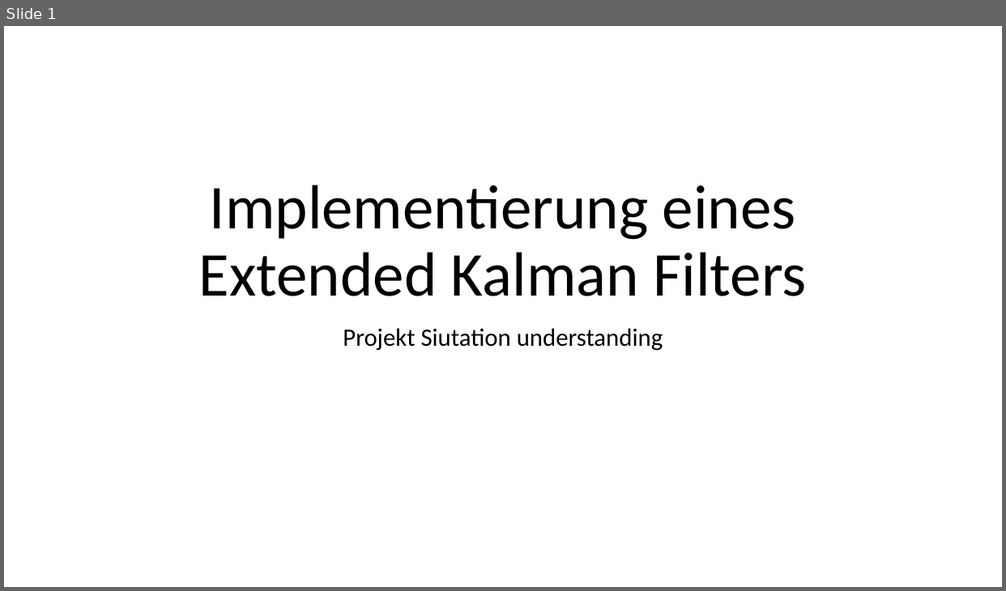
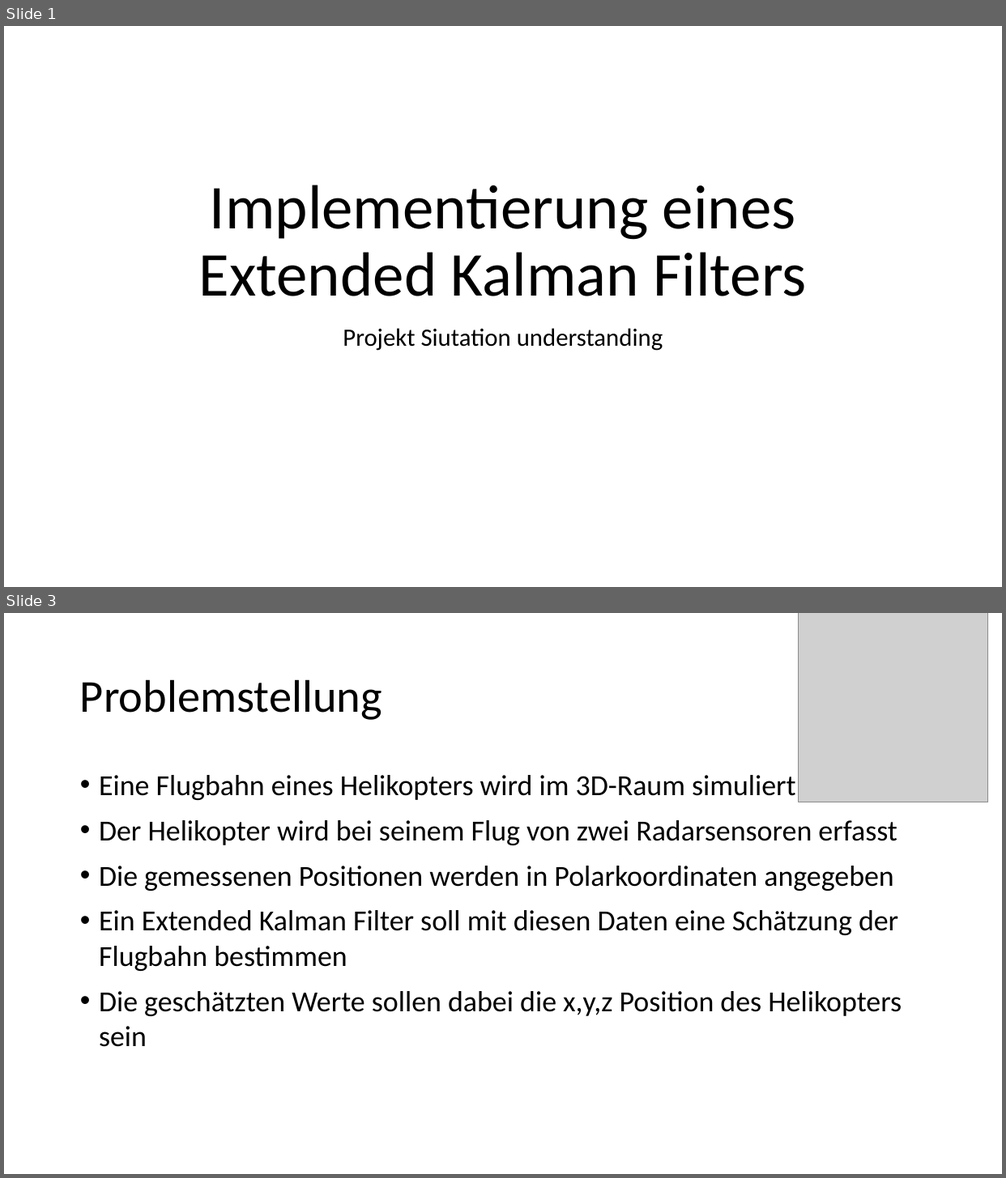
Before and after one commit to MrxPoopybutthole/situation, a slide deck: präsentation.pptx. Shown one above the other, each under a label of ours: slide 1 before the commit, slides 1 and 3 after it; the slides between them are not shown. The pictures are 1006x591 and 1006x1178 pixels, drawn with LibreOffice and Linux fonts; fonts in the diff are those of the drawing; grey boxes stand for pictures. Boxes give left, top, right and bottom in pixels: in the first picture for what was removed or moved away, otherwise in the second. Text is boxed around its words. In the diff, an @@ line names an element or a change of style, - is before the commit and + after.

```diff
--- a/präsentation.pptx
+++ b/präsentation.pptx
@@ slide 3 added at (x1=4, y1=613, x2=1002, y2=1174), background #FFFFFF @@
@@ picture added at (x1=799, y1=613, x2=988, y2=803) @@
@@ title added at (x1=80, y1=679, x2=382, y2=720), 44 pt, text #000000 @@
+Problemstellung
@@ text added at (x1=99, y1=775, x2=901, y2=1047), 28 pt, text #000000 @@
+• Eine Flugbahn eines Helikopters wird im 3D-Raum simuliert
+• Der Helikopter wird bei seinem Flug von zwei Radarsensoren erfasst
+• Die gemessenen Positionen werden in Polarkoordinaten angegeben
+• Ein Extended Kalman Filter soll mit diesen Daten eine Schätzung der Flugbahn bestimmen
+• Die geschätzten Werte sollen dabei die x,y,z Position des Helikopters sein
```
Also in this commit, not shown: 3 slides changed, 7 other slides added, 4 slides removed, 29 other files.
